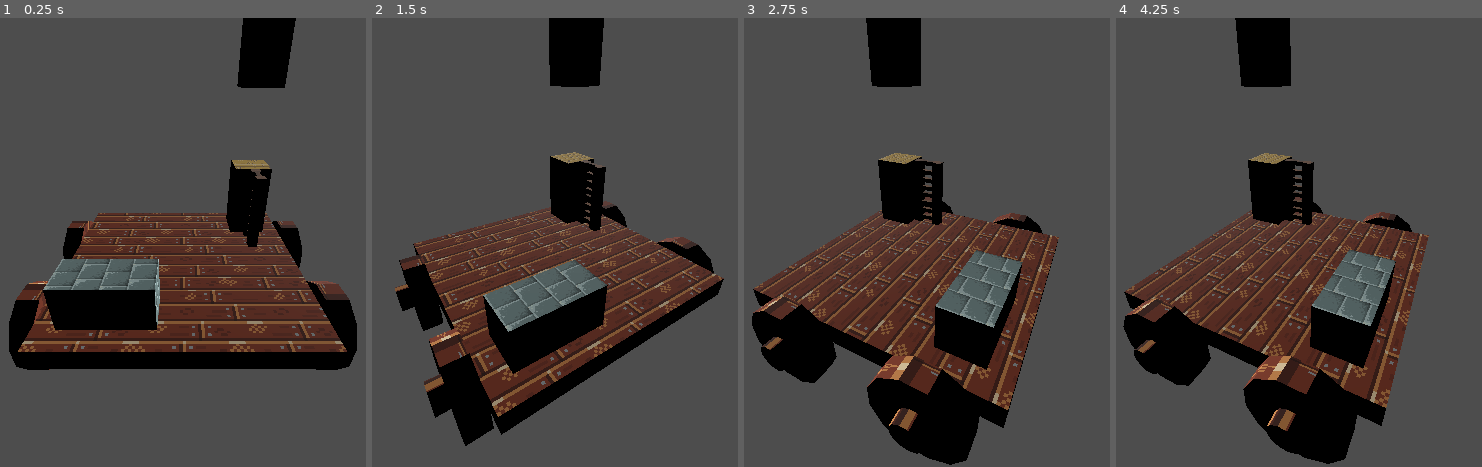
Above: before the commit, frames 1-4 (left to right).
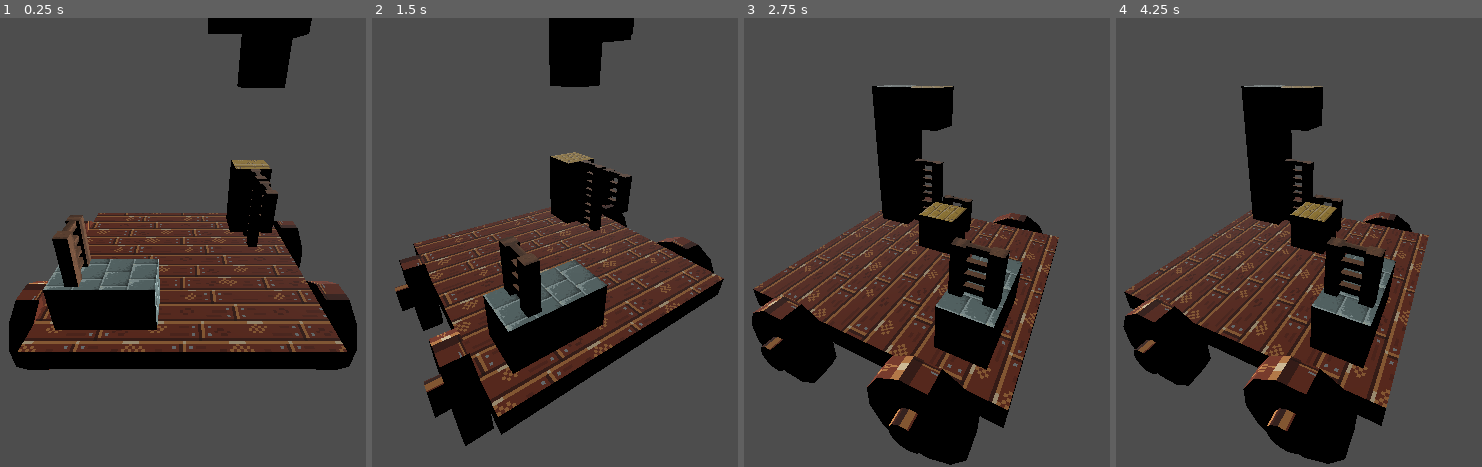
Above: after the commit, the same moments.

Repository: RoboPesce/IfYouBuildItTheyWillScale
Game: Godot game, scene res://Game/World/World.tscn
The game is run twice, just before and just after one commit, with the same random seed, the same clock (stepped at 60 frames per second) and the same inputs.
Inputs (mouse positions are in pixels of both pictures, inside the frame that each line leads up to):
- Up to frame 1 (0.25 s): no input
- Up to frame 2 (1.5 s): tap Enter at 0.5 s; move the mouse to (730, 220) at 0.52 s; hold Mouse wheel up (RotateCameraLeft) 0.53-1.28 s; move the mouse to (393, 264) at 1.27 s; tap Mouse wheel down (RotateCameraRight) at 1.35 s
- Up to frame 3 (2.75 s): move the mouse to (1007, 143) at 2.02 s; hold Mouse wheel up (RotateCameraLeft) from 2.03 s (still down)
- Up to frame 4 (4.25 s): move the mouse to (1258, 332) at 2.77 s; release Mouse wheel up (RotateCameraLeft) at 2.78 s; tap Mouse wheel down (RotateCameraRight) at 2.85 s; move the mouse to (outside the picture) at 3.52 s; hold Mouse wheel up (RotateCameraLeft) from 3.53 s (still down)

The runs differ from the first frame. In frame 1, 1.8% of the frame differs, in the area x 14-86%, y 0-60%; in frame 2, 2.1%; in frame 3, 8.0%; in frame 4, 8.1%, in the area x 32-74%, y 0-65%.

Commit message:
falling works

Diff:
--- a/Game/Blocks/Scripts/BaseBlock.gd
+++ b/Game/Blocks/Scripts/BaseBlock.gd
@@ -13,7 +13,7 @@
 var parent_piece : Piece
 
 # Physics
-static var gravity : float = 9.8
+static var gravity : float = 1
 #static var dropping : bool = false
 
 # first block found in this connected component
@@ -24,7 +24,7 @@
 var component_blocks : Array[BaseBlock]
 var drop_distance : int
 
-func _process(delta : float) -> void:
+func _physics_process(delta : float) -> void:
 	#if (not dropping): return
 	if (!component_root): return
 
@@ -38,6 +38,7 @@
 	# check if we will arrive to our spot next frame, if so just teleport there
 	if (position.y - level > -velocity.y * delta):
 		velocity.y -= component_root.drop_distance * gravity * delta
+		move_and_collide(velocity)
 	else:
 		velocity = Vector3.ZERO
 		move_and_collide(Vector3(row, level, col) - position)
--- a/Game/Cart/BlockManager.gd
+++ b/Game/Cart/BlockManager.gd
@@ -33,10 +33,14 @@
 	add_child(construct_block(1, 0, 0, BaseBlock.BlockType.WOOD, "wood1"))
 	add_child(construct_block(4, 0, 0, BaseBlock.BlockType.STONE, "stone4"))
 	add_child(construct_block(5, 0, 0, BaseBlock.BlockType.STONE, "stone5"))
+	add_child(construct_block(5, 1, 0, BaseBlock.BlockType.WOOD, "wood2"))
+	add_child(construct_block(5, 2, 1, BaseBlock.BlockType.WOOD, "wood3"))
 	add_child(construct_block(0, 1, 0, BaseBlock.BlockType.LADDER, "ladder0"))
 	add_child(construct_block(1, 1, 0, BaseBlock.BlockType.LADDER, "ladder1"))
+	add_child(construct_block(1, 2, 0, BaseBlock.BlockType.LADDER, "ladder3"))
 	add_child(construct_block(0, 4, 3, BaseBlock.BlockType.STONE, "stone2"))
 	add_child(construct_block(0, 4, 4, BaseBlock.BlockType.STONE, "stone3"))
+	add_child(construct_block(1, 4, 4, BaseBlock.BlockType.LADDER, "ladder4"))
 
 func _process(delta : float) -> void:
 	BlockFallTimer += delta
